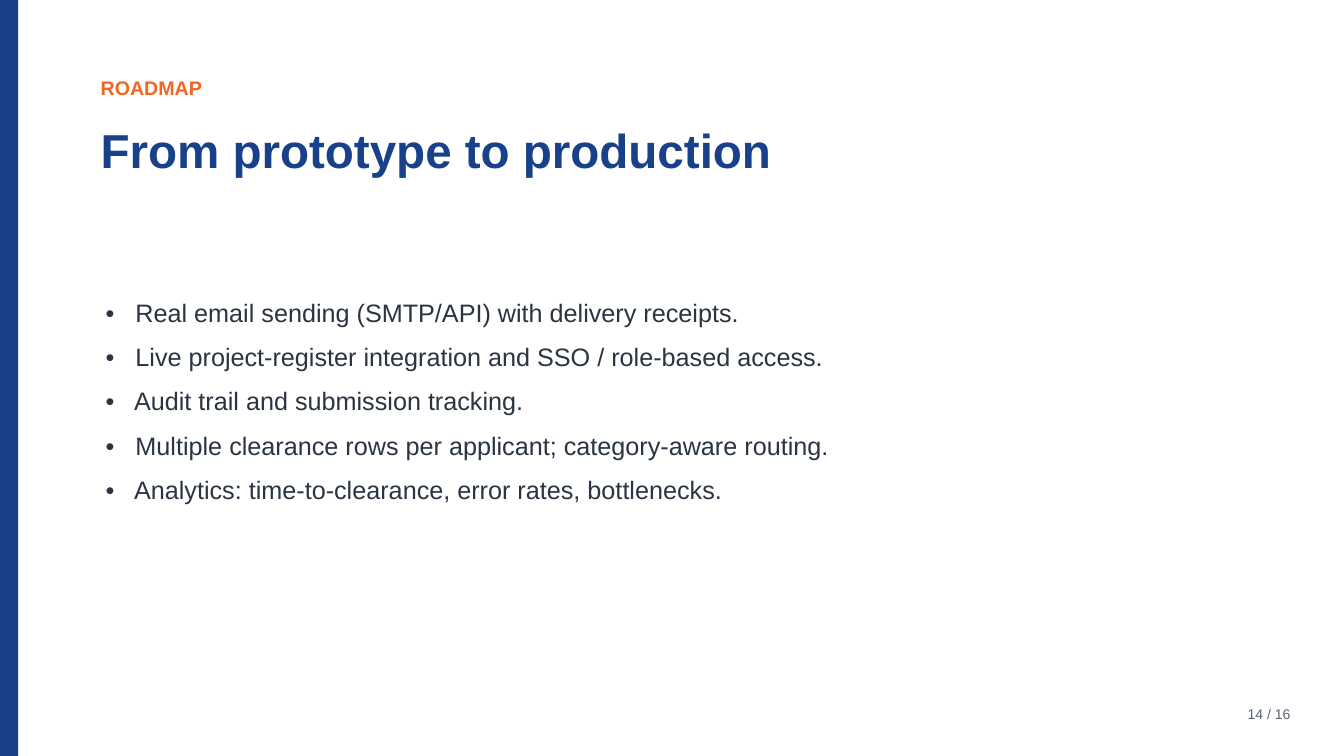
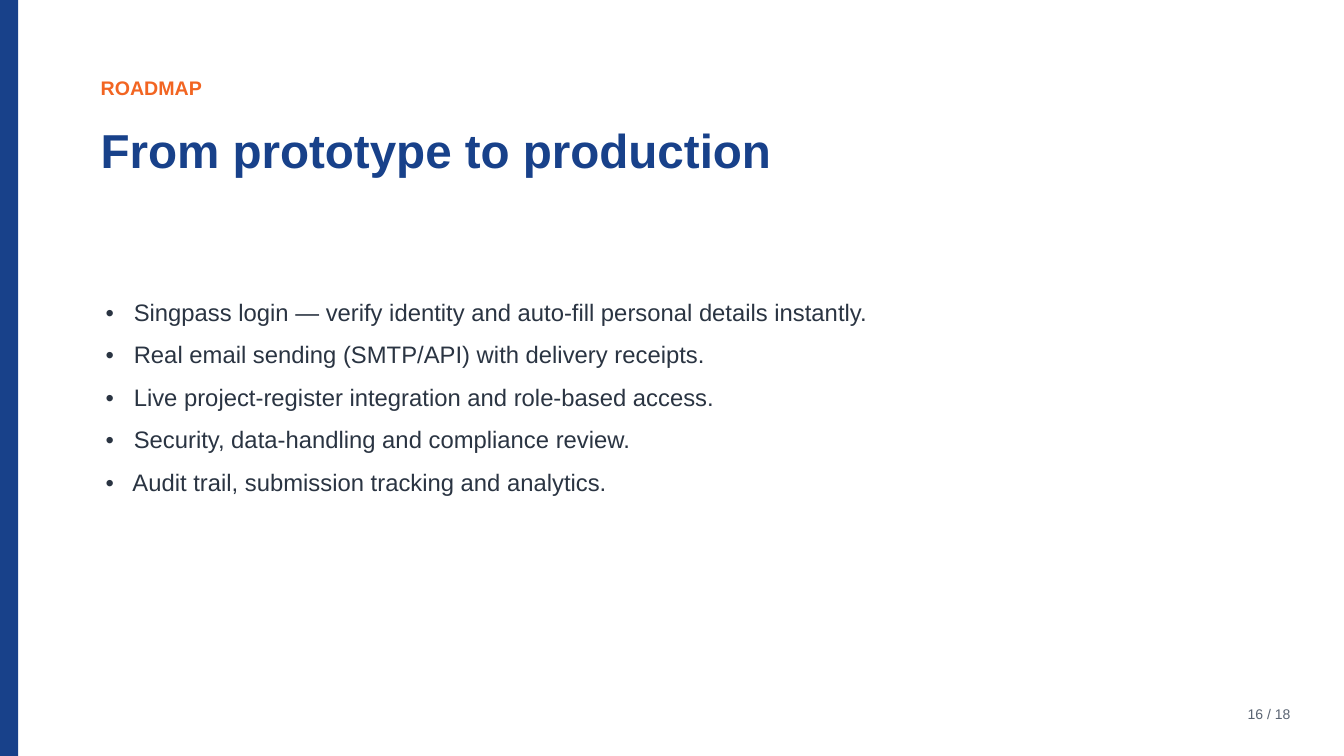
Before and after one commit to notmaineyy/ayyeye, a slide deck: slide 16 of pitch/acres_pitch_deck.pptx (slide 14 before the commit). Drawn at 1344x756 pixels with LibreOffice and Linux fonts; fonts in the diff are those of the drawing. Boxes give left, top, right and bottom in pixels: in the first picture for what was removed or moved away, otherwise in the second. Text is boxed around its words. In the diff, an @@ line names an element or a change of style, - is before the commit and + after.

Commit message:
Demo: generate sample person into AI assistant; MSD upload scoped to MSD-only; robust labelled+multi-pass extraction; deck rebrand to ACRESelerate with ChatGPT Enterprise, prototype notice and Singpass roadmap

```diff
--- a/pitch/acres_pitch_deck.pptx
+++ b/pitch/acres_pitch_deck.pptx
@@ text at bbox=[134, 303, 866, 326]: paragraph added @@
+• Singpass login — verify identity and auto-fill personal details instantly.
@@ text at bbox=[134, 345, 704, 368]: size 18 to 17 pt in "• Real email sending (SMTP/API) with delivery ..." @@
@@ text at bbox=[132, 388, 714, 496]: text changed; size 18 to 17 pt @@
-• Live project-register integration and SSO / role-based access.
-• Audit trail and submission tracking.
-• Multiple clearance rows per applicant; category-aware routing.
-• Analytics: time-to-clearance, error rates, bottlenecks.
+• Live project-register integration and role-based access.
+• Security, data-handling and compliance review.
+• Audit trail, submission tracking and analytics.
@@ text at bbox=[1248, 709, 1291, 719]: text changed @@
-14 / 16
+16 / 18
```
Also in this commit, not shown: 15 other slides changed, 2 slides added, 8 other files.
